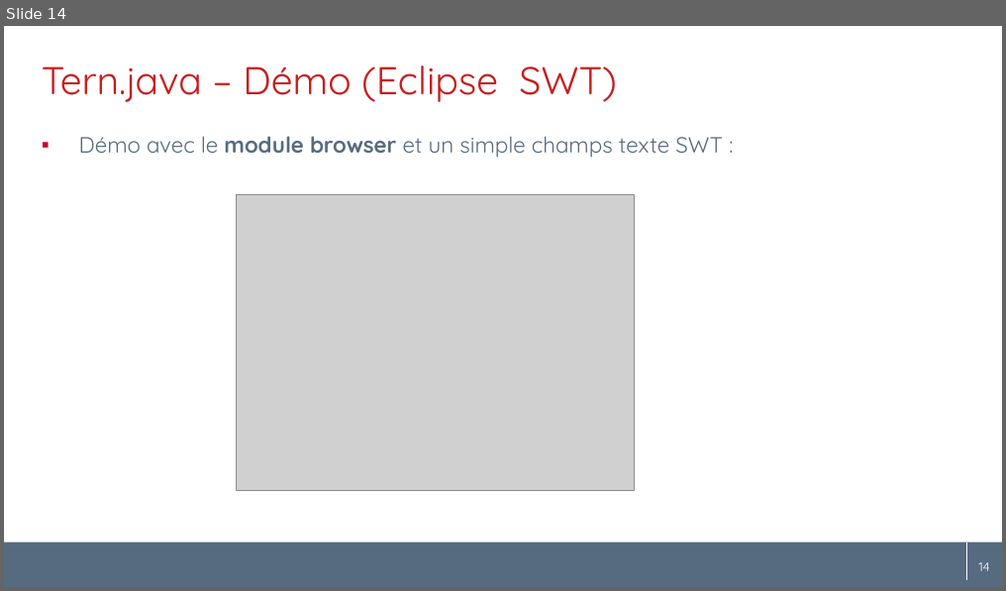
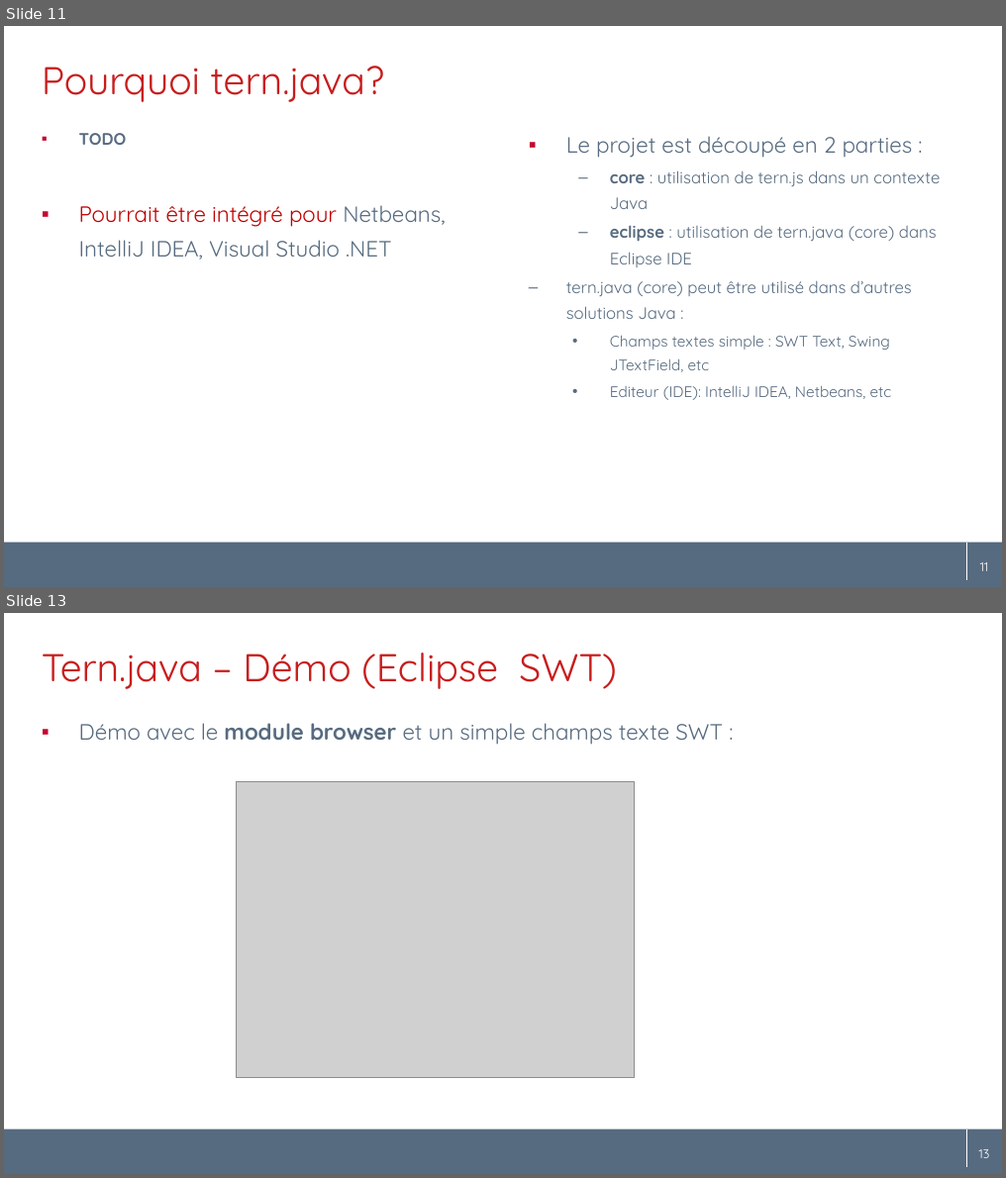
Before and after one commit to angelozerr/tern.java, a slide deck: docs/tern.java_fr.pptx. Shown one above the other, each under a label of ours: slide 14 before the commit, slides 11 and 13 after it; the slides between them are not shown. The pictures are 1006x591 and 1006x1178 pixels, drawn with LibreOffice and Linux fonts; fonts in the diff are those of the drawing; grey boxes stand for pictures; background and template pictures are left out. Boxes give left, top, right and bottom in pixels: in the first picture for what was removed or moved away, otherwise in the second. Text is boxed around its words. In the diff, an @@ line names an element or a change of style, - is before the commit and + after.

Commit message:
[docs] add tern-jug

```diff
--- a/docs/tern.java_fr.pptx
+++ b/docs/tern.java_fr.pptx
@@ slide 11 added at (4,26,1002,587), background #FFFFFF; not listed: 3 template elements that a slide beside it also shows @@
@@ title added at (42,66,384,102), 28 pt, text #C71D1D @@
+Pourquoi tern.java?
@@ text added at (79,133,445,260), 16 pt, text #576B80 @@
+  ▪ TODO
+▪ Pourrait être intégré pour Netbeans, IntelliJ IDEA, Visual Studio .NET
@@ text added at (566,136,940,400), 12 pt, text #576B80 @@
+▪ Le projet est découpé en 2 parties :
+  – core : utilisation de tern.js dans un contexte Java
+  – eclipse : utilisation de tern.java (core) dans Eclipse IDE
+  – tern.java (core) peut être utilisé dans d’autres solutions Java :
+    • Champs textes simple : SWT Text, Swing JTextField, etc
+    • Editeur (IDE): IntelliJ IDEA, Netbeans, etc
@@ page number added at (980,563,988,571), 9 pt, text #FFFFFF @@
+11
@@ what was slide 14 is now slide 13 @@
@@ page number at (972,1150,983,1158): text changed @@
-14
+13
@@ page number at (979,1150,990,1158): text changed @@
-14
+13
```
Also in this commit, not shown: 6 slides changed, 3 other slides added, 4 slides removed.
